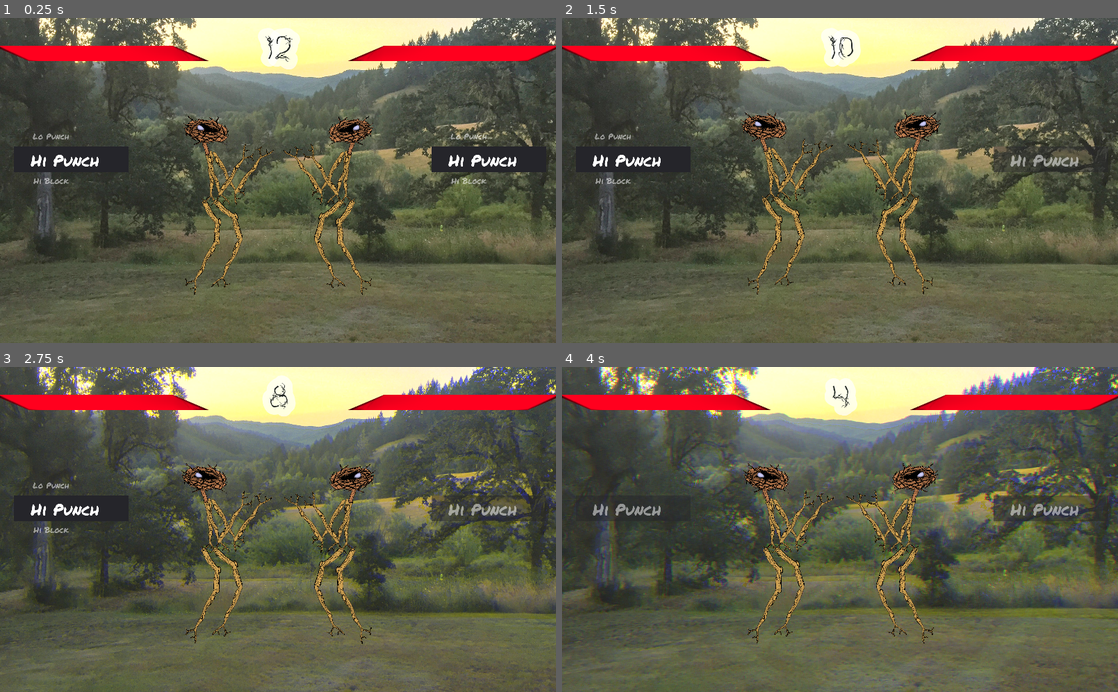
Above: before the commit, frames 1-4 (two rows, left to right).
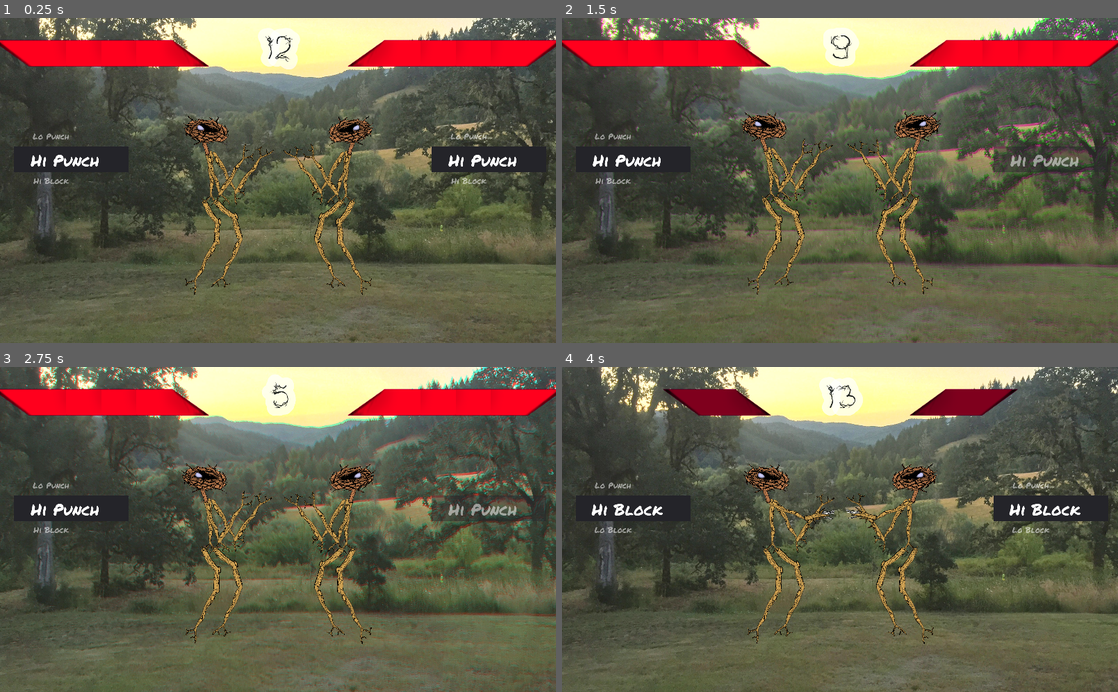
Above: after the commit, the same moments.

Repository: thesage1014/pigsSSJomt
Game: Godot game, scene res://sticky.tscn
Two runs of this game, one before a commit and one after it. Both use one fixed random seed, a clock stepped at 60 frames per second and the inputs below.
Inputs:
- Up to frame 1 (0.25 s): no input
- Up to frame 2 (1.5 s): hold Left (p1_a) 0.53-1.28 s; tap Up (p1_b) at 1.35 s
- Up to frame 3 (2.75 s): hold Down (p1_c) from 2.03 s (still down)
- Up to frame 4 (4 s): release Down (p1_c) at 2.78 s; tap A (p2_a) at 2.85 s; hold E (p2_b) from 3.53 s (still down)

The runs differ from the first frame. In frame 1, 2.6% of the frame differs, in the area x 0-100%, y 6-15%; in frame 2, 8.3%; in frame 3, 13%; in frame 4, 25%, in the area x 0-100%, y 0-100%.

Commit message:
fixed some bugs
messed with the timer. sorry.

it's fine

Diff:
--- a/Fighter.tscn
+++ b/Fighter.tscn
@@ -1392,11 +1392,10 @@
 margin_bottom = -700.0
 rect_scale = Vector2( 0.8, 0.5 )
 texture = ExtResource( 2 )
-patch_margin_left = 170
-patch_margin_top = 43
-patch_margin_right = 170
-patch_margin_bottom = 43
-axis_stretch_vertical = 2
+region_rect = Rect2( 0, 42, 512, 44 )
+patch_margin_left = 175
+patch_margin_right = 178
+axis_stretch_horizontal = 2
 
 [node name="AttackRoller" parent="." instance=ExtResource( 3 )]
 margin_left = 311.185
--- a/background.gd
+++ b/background.gd
@@ -8,9 +8,9 @@
 onready var green_pos_reset = $bg_g.rect_position
 onready var blue_pos_reset = $bg_b.rect_position
 
-export var magnitude = 100
+export var magnitude = 10
 export var rotation_magnitude = 0.25
-export var reset = true
+export var reset_chroma = true
 
 
 # Called when the node enters the scene tree for the first time.
@@ -59,7 +59,7 @@
 	if event.is_action("reset"): reset()
 
 func reset() :
-	if reset :
+	if reset_chroma :
 		$bg_r.rect_position = red_pos_reset
 		$bg_g.rect_position = red_pos_reset
 		$bg_b.rect_position = red_pos_reset
--- a/project.godot
+++ b/project.godot
@@ -76,6 +76,5 @@
 
 [rendering]
 
-quality/driver/driver_name="GLES2"
 environment/default_clear_color=Color( 0.0980392, 0.101961, 0.0823529, 1 )
 environment/default_environment="res://default_env.tres"
--- a/scripts/BattleTimer.gd
+++ b/scripts/BattleTimer.gd
@@ -4,29 +4,32 @@
 # var a = 2
 # var b = "text"
 export var fade = 100
-var timePerRound = 12
-var timeLeft = timePerRound
+export var setTimePerRound = 12
+export var force_timer = 0
+var timeLeft = setTimePerRound
+var timePerRound = setTimePerRound
 var playerChose = 0
 signal on_timed_attack
 # Called when the node enters the scene tree for the first time.
 func _ready():
 	fade = 100
-	timePerRound = 12
+	timePerRound = setTimePerRound
 	playerChose = 0
 	$Spinner.modulate.a = 0
 	timeLeft = timePerRound
 
 func _input(event):
 	if event.is_action("reset"):
-		get_parent().get_node("one_more_time").play(0)
-		#get_node("bgm").play(0)
-		_ready()
+		get_tree().reload_current_scene()
+#		get_parent().get_node("one_more_time").play(0)
+#		#get_node("bgm").play(0)
+#		_ready()
 
 
 
 # Called every frame. 'delta' is the elapsed time since the previous frame.
 func _process(delta):
-	timeLeft -= delta * (playerChose+1)
+	timeLeft -= delta * (playerChose + force_timer)
 
 	get_node("Label").text = str(int(timeLeft+1))
 	if(timeLeft <= 0):
@@ -41,7 +44,7 @@
 	else:
 		#$Spinner.visible = false
 		$Spinner.modulate.a = 0
-		timePerRound = 12
+		timePerRound = setTimePerRound
 		get_parent().get_node("background").reset()
 
 
@@ -49,7 +52,7 @@
 	emit_signal("on_timed_attack")
 	if(timePerRound > 1.5):
 		timePerRound *= .3
-	timeLeft = timePerRound+1
+	timeLeft = setTimePerRound+1
 	playerChose = 0
 
 
--- a/scripts/Fighter1.gd
+++ b/scripts/Fighter1.gd
@@ -28,6 +28,7 @@
 signal on_send_attack
 var removingMove = false
 var sendingAttack = false
+var backgroundNode
 
 onready var anim = $Skeleton/AnimationPlayer
 onready var healthBar = $HealthBar
@@ -40,6 +41,7 @@
 		btn = ['p1_a','p1_b','p1_c']
 	elif playerNumber == 2:
 		btn = ['p2_a','p2_b','p2_c']
+	backgroundNode = get_parent().get_node("background")
 	#reset pose
 	reset()
 
@@ -141,7 +143,7 @@
 
 	if hitPoints <= 0 && alreadyResurrected:
 		dead = true
-		get_node("./background").reset
+		backgroundNode.reset_chroma = false
 		healthBar.visible = false
 #	else:
 #		get_node("HealthBar").visible = true
--- a/sticky.tscn
+++ b/sticky.tscn
@@ -47,8 +47,6 @@
 margin_bottom = 140.0
 rect_scale = Vector2( 1.2, 1.2 )
 script = ExtResource( 1 )
-magnitude = 0
-rotation_magnitude = 0.5
 
 [node name="v_scan" type="TextureRect" parent="background"]
 visible = false
@@ -108,6 +106,7 @@
 [node name="Timer" type="Node2D" parent="."]
 position = Vector2( -361.108, -387.969 )
 script = ExtResource( 4 )
+force_timer = 2
 
 [node name="Label" type="Label" parent="Timer"]
 margin_left = -197.276
Not shown, added: builds/html5/0_0_4/index.png.import
Not shown, changed: export_presets.cfg
Not shown, added: builds/html5/0_0_4/index.html
Not shown, added: builds/html5/0_0_4/index.js
Not shown, added: builds/html5/0_0_4/index.pck
Not shown, added: builds/html5/0_0_4/index.png
Not shown, added: builds/html5/0_0_4/index.wasm
